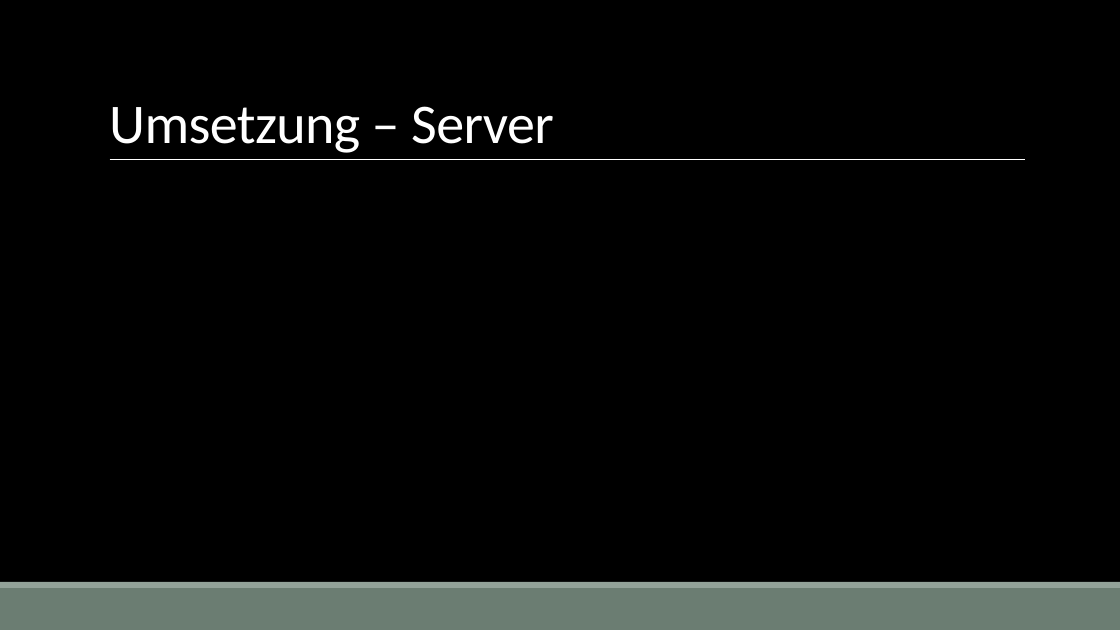
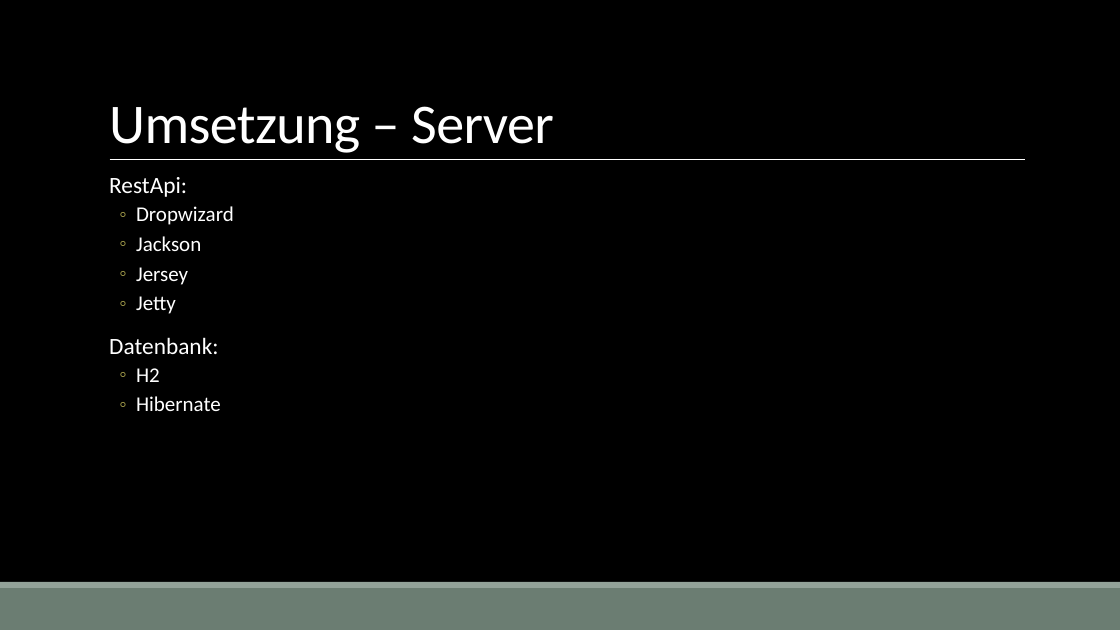
Before and after one commit to BeerBuddy/Mobis, a slide deck: slide 5 of Dokumente/Präsentation Final.pptx. Drawn at 1120x630 pixels with LibreOffice and Linux fonts; fonts in the diff are those of the drawing; background and template pictures are left out. Boxes give left, top, right and bottom in pixels: in the first picture for what was removed or moved away, otherwise in the second. Text is boxed around its words. In the diff, an @@ line names an element or a change of style, - is before the commit and + after.

```diff
--- a/Dokumente/Präsentation Final.pptx
+++ b/Dokumente/Präsentation Final.pptx
@@ text added at (109,177,234,411), 18 pt, text #FFFFFF @@
+  RestApi:
+  ◦ Dropwizard
+  ◦ Jackson
+  ◦ Jersey
+  ◦ Jetty
+  Datenbank:
+  ◦ H2
+  ◦ Hibernate
```
Also in this commit, not shown: 4 other slides changed, 2 slides added.
